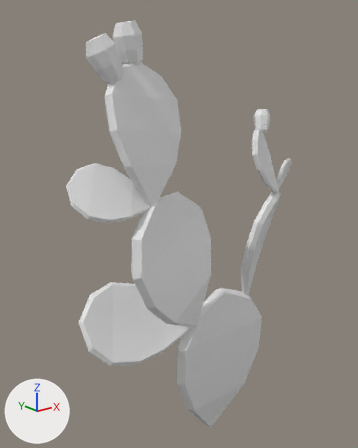
A saved change to the FBX model ProyectoCoyote/Assets/models/props/cactus y piedras/cactus5.fbx.
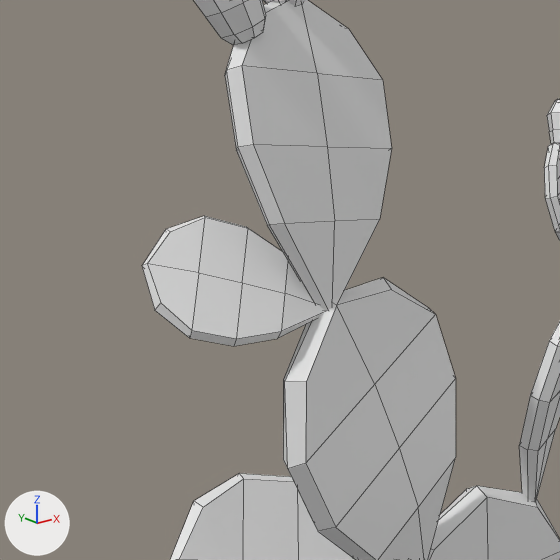
Each version is shown whole from a 50 mm camera at (-2.76, -2.47, 0.22) aimed at (0.13, 1.14, -1.22), then close up on the part from 0% to 72% of the width and 14% to 72% of the height. The lights are fixed; the arrows at lower left show +X, +Y and +Z. The older version's two pictures come first. The close-ups show mesh edges as thin lines. Materials are left out; every surface is plain grey.

Names of what the first close-up shows: 'Hoja.004'.
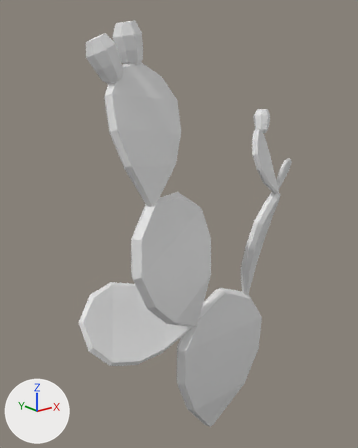
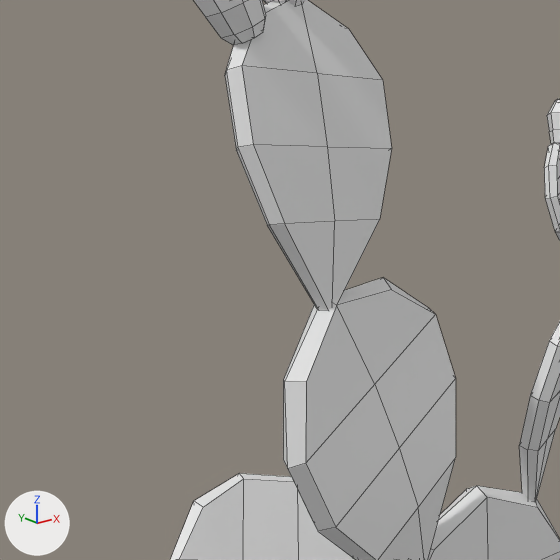
The newer file is also turned or shifted as a whole; pictures and numbers use the older file's frame.

Where the change shows, as pixel boxes (x1, y1, x2, y2) in the close-ups (560 x 560 px):
```json
{"object": "Hoja.004", "change": "reshaped", "before": [142, 0, 560, 560], "after": [170, 0, 560, 560]}
{"part": 1, "of": "me_cube_006", "change": "deleted", "before": [142, 216, 325, 346]}
```

The change, as JSON lines over the scene's bpy script:
```json
{"block": "me_cube_006", "where": "# used by ob_hoja_004; location = (0.184, 0.959, -1.576)"}
{"op": "remove", "block": "me_cube_006", "code": "me_cube_006.from_pydata(...)  # 462 vertices, 440 faces; spans x -1.33..1.33, y -0.4..0.4, z -2.15..2.15"}
{"op": "add", "block": "me_cube_006", "code": "me_cube_006.from_pydata(...)  # 421 vertices, 400 faces; spans x -1.16..1.33, y -0.4..0.4, z -2.15..2.15"}
{"block": "me_cube_006", "change": "me_cube_006 part 1"}
{"block": "me_cube_006", "change": "41 vertices are removed from x -1.33..-0.67, y -0.28..0.03, z 0.67..1.09"}
{"block": "me_cube_006", "change": "40 faces are deleted"}
```
